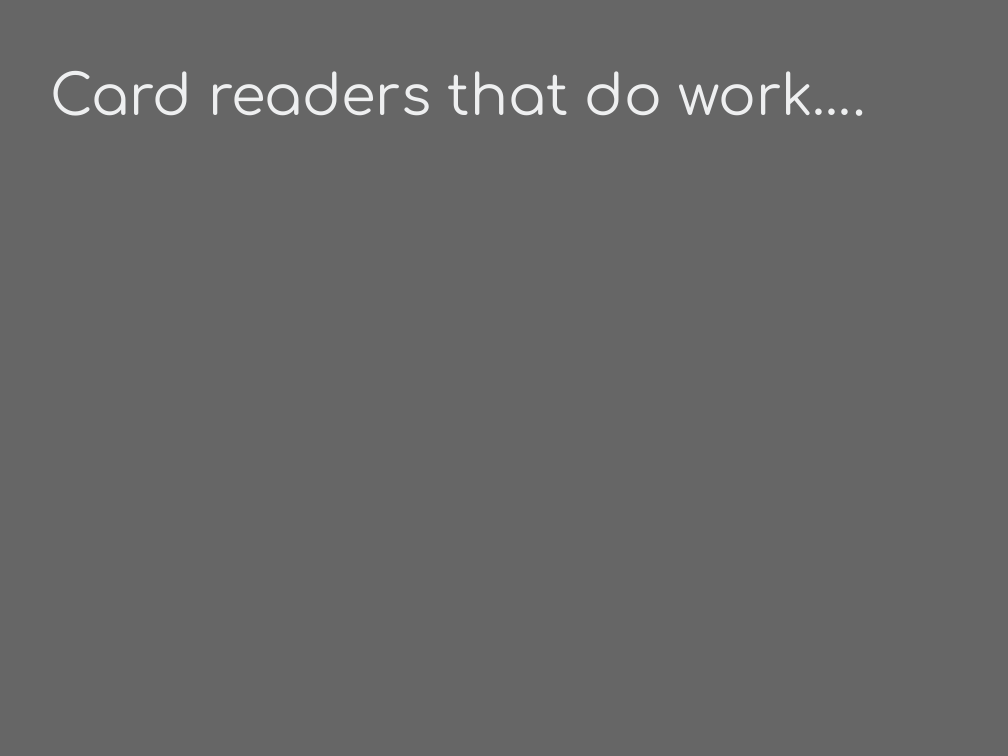
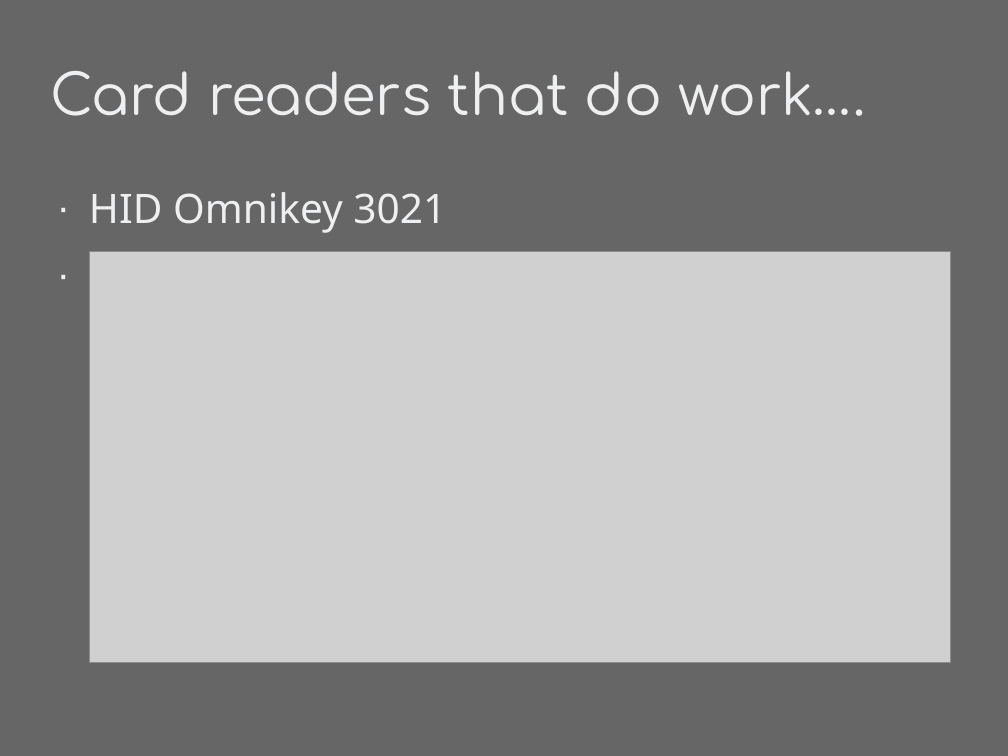
Before and after one commit to phyushin/Breaking_Badge, a slide deck: slide 8 of presentation/sle4442.odp (slide 7 before the commit). Drawn at 1008x756 pixels with LibreOffice and Linux fonts; fonts in the diff are those of the drawing; grey boxes stand for pictures. Boxes give left, top, right and bottom in pixels: in the first picture for what was removed or moved away, otherwise in the second. Text is boxed around its words. In the diff, an @@ line names an element or a change of style, - is before the commit and + after.

```diff
--- a/presentation/sle4442.odp
+++ b/presentation/sle4442.odp
@@ text added at (89,192,446,233), 32 pt, text #EEEFF0 @@
+· HID Omnikey 3021
@@ picture added at (90,252,951,663) @@
```
Also in this commit, not shown: 5 other slides changed, 8 slides added, 7 slides removed.
